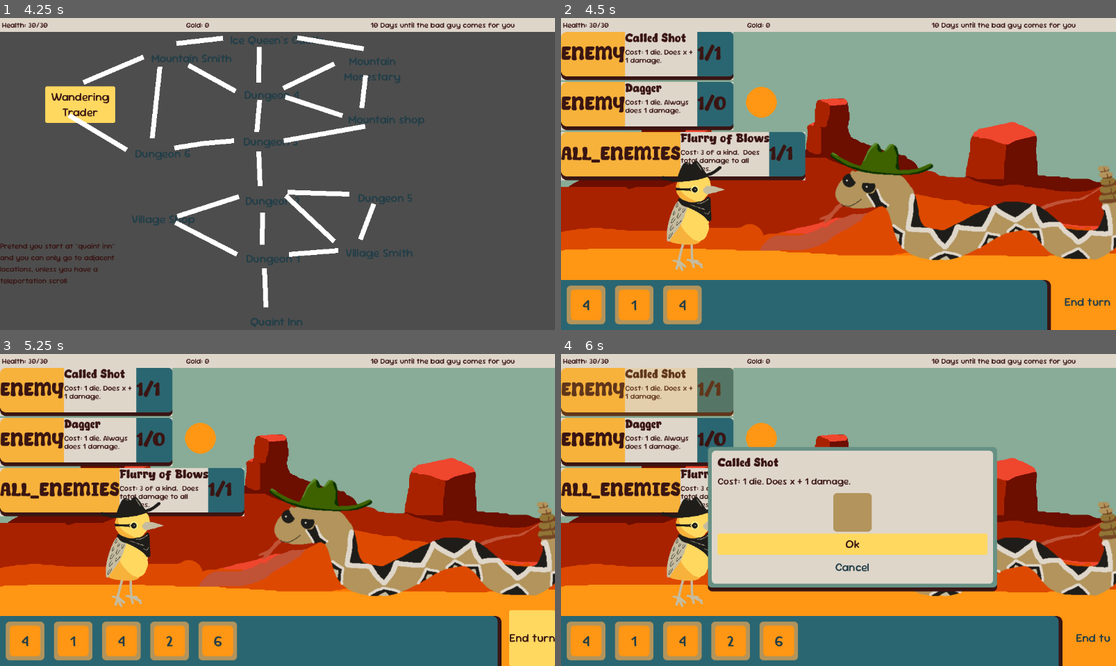
Above: before the commit, frames 1-4 (two rows, left to right).
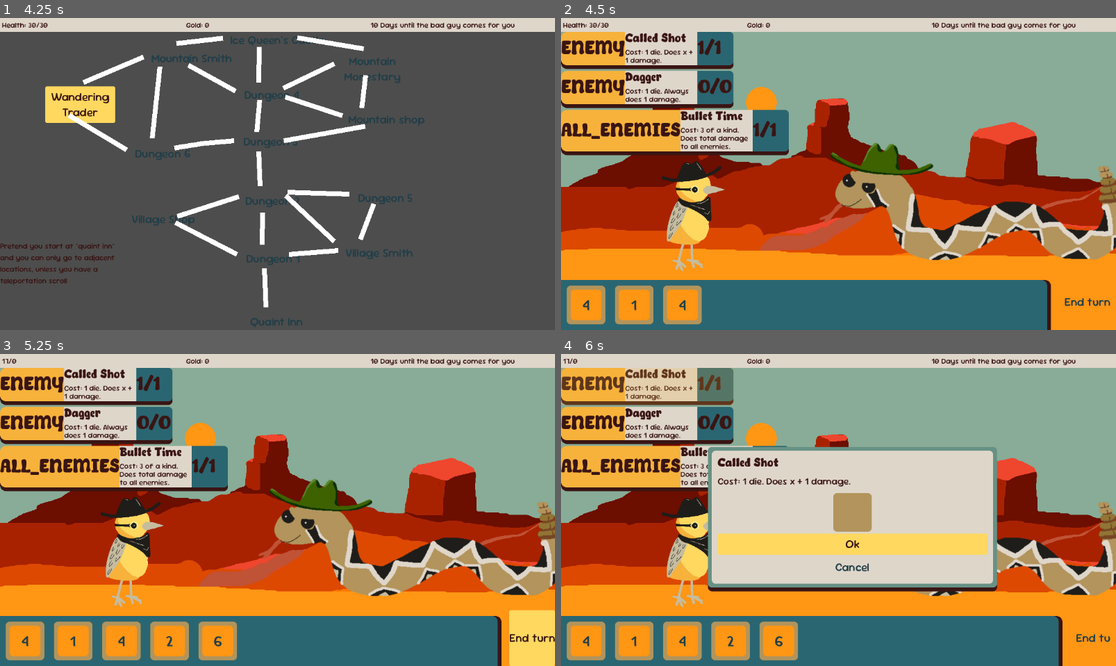
Above: after the commit, the same moments.

Repository: maryilewis/dice-game
Game: Godot game, scene res://main/main.tscn
Same seed, same stepped clock (60 frames per second), same inputs: the game is played once before the commit and once after it.
Inputs (mouse positions are in pixels of both pictures, inside the frame that each line leads up to):
- Up to frame 1 (4.25 s): click "Ice Queen's Castle" at 0.5 s; click "Mountain Monestary" at 1.25 s; click "Mountain shop" at 2 s; click "Mountain Smith" at 2.75 s; click "Wandering Trader" at 3.5 s
- Up to frame 2 (4.5 s): click "Dungeon 1" at 4.25 s
- Up to frame 3 (5.25 s): click "End turn" at 5 s
- Up to frame 4 (6 s): click (649, 391) at 5.77 s

Frame 1 is identical in both runs. In frame 2, 10% of the frame differs, in the area x 0-45%, y 4-53%; in frame 3, 11%, in the area x 0-45%, y 1-53%; in frame 4, 7.7%.

Commit message:
updating abilities

Diff:
--- /dev/null
+++ b/abilities/block_ability.gd
@@ -0,0 +1,24 @@
+class_name BlockAbility extends Ability
+
+var modifier: int = 1
+
+func _init():
+	display_name = "Take Cover"
+	description = "Cost: 1 die. Block x + " + str(modifier) + " damage next turn."
+	uses_per_turn = 1 # 0 for infinite
+	number_of_dice = 1 # if an ability has infinite uses, it cannot have 0 cost
+	target_type = TargetType.PLAYER
+
+
+func check_dice(dice_values: Array) -> bool:
+	if len(dice_values) == number_of_dice:
+		return true
+	return false
+
+
+func _execute_on_targets(_targets: Array, dice_values: Array):
+	var damage = 0
+	for die in dice_values:
+		damage += dice_values
+	for target in targets:
+		target.take_damage(damage + modifier)
--- a/abilities/flurry_of_blows_ability.gd
+++ b/abilities/match_damage_ability.gd
@@ -1,7 +1,7 @@
-class_name FlurryOfBlowsAbility extends Ability
+class_name MatchDamageAbility extends Ability
 
 func _init():
-	display_name = "Flurry of Blows"
+	display_name = "Bullet Time"
 	description = "Cost: 3 of a kind.  Does total damage to all enemies."
 	uses_per_turn = 1 # 0 for infinite
 	number_of_dice = 3 # if an ability has infinite uses, it cannot have 0 cost
--- a/characters/character.gd
+++ b/characters/character.gd
@@ -1,18 +1,31 @@
 class_name Character extends Node
+
+signal hp_changed(int)
+
 
 var hp: int = 20
 var hp_max: int = 20
 var armor: int = 0
-
+var block: int = 0
 
 func take_damage(amt: int, ignore_armor: bool = false):
 	if amt == 0:
 		return
-	if not ignore_armor:
+	if not ignore_armor and armor > 0:
 		amt -= armor
+		print("armor reduced damage by " + str(armor))
+	if block > 0:
+		var amt_before_block = amt
+		amt -= block
+		print("blocked " + str(block))
+		block -= amt_before_block
+		block = max(block, 0)
+	if amt <= 0:
+		return
 	hp -= amt
 	if hp <= 0:
 		print("u died bro")
+	hp_changed.emit(hp)
 
 
 # Generic change HP by this amount function
@@ -22,4 +35,12 @@
 		hp = hp_max
 	if hp <= 0:
 		print("u died bro")
-	# TODO tell status bar when hp changes
+	hp_changed.emit(hp)
+
+
+func gain_block(amt):
+	block += amt
+
+
+func turn_reset():
+	block = 0
--- a/characters/player/player.gd
+++ b/characters/player/player.gd
@@ -1,4 +1,7 @@
 class_name Player extends Character
+
+signal max_hp_changed(int)
+signal gold_changed(int)
 
 var display_name: String = "Demo"
 var abilities: Array[Ability] = []
@@ -16,26 +19,32 @@
 	if days == 0:
 		print("uh oh she's a-coming")
 
+
 func change_hp_max(amt):
 	hp_max += amt
 	hp += amt
-	# TODO tell status bar
+	max_hp_changed.emit(hp_max)
+
 
 # can I spend this much
 func check_gold(amt) -> bool:
 	return (gold - amt) >= 0
 
+
 # assumes you already checked affordability
 func change_gold(amt):
 	gold += amt
-	# TODO tell status bar
+	gold_changed.emit(gold)
+
 
 func add_ability(ability: Ability):
 	abilities.append(ability)
+
 
 func remove_ability(ability: Ability):
 	var idx = abilities.find(ability)
 	abilities.remove_at(idx)
 
+
 func set_location(_location: Location):
 	location = _location
--- a/locations/dungeon_visual.gd
+++ b/locations/dungeon_visual.gd
@@ -16,8 +16,8 @@
 
 
 func _list_abilities():
-	print(player.abilities)
 	for ability in player.abilities:
+		ability.turn_reset()
 		var ability_button = ABILITY_LIST_ITEM.instantiate()
 		ability_button.ability = ability
 		ability_button.pressed.connect(_select_ability.bind(ability))
@@ -46,6 +46,7 @@
 
 
 func _on_end_turn_button_pressed():
+	_close_ability_summary()
 	%EndTurnButton.disabled = true
 	for enemy in dungeon.enemies:
 		enemy.take_turn(dungeon.enemies, player)
--- a/main/main.gd
+++ b/main/main.gd
@@ -3,14 +3,15 @@
 const DUNGEON_VISUAL = preload("uid://cqelnplfpmwub")
 
 var player: Player
-
+@onready var status_bar: StatusBar = %StatusBar
 
 func _ready():
 	player = Player.new()
-	player.abilities = [BasicDamageAbility.new(), DaggerAbility.new(), FlurryOfBlowsAbility.new()]
-
-
-# TODO link player and status bar
+	player.abilities = [BasicDamageAbility.new(), DaggerAbility.new(), MatchDamageAbility.new()]
+	# link player and status bar
+	player.gold_changed.connect(status_bar.set_gold)
+	player.hp_changed.connect(status_bar.set_hp)
+	player.max_hp_changed.connect(status_bar.set_max_hp)
 
 
 func _on_instructions_modal_ok_pressed():
--- a/main/main.tscn
+++ b/main/main.tscn
@@ -26,7 +26,8 @@
 grow_vertical = 2
 theme_override_constants/separation = 0
 
-[node name="Status Bar" parent="VBoxContainer" instance=ExtResource("4_kfbq2")]
+[node name="StatusBar" parent="VBoxContainer" instance=ExtResource("4_kfbq2")]
+unique_name_in_owner = true
 layout_mode = 2
 
 [node name="Location" type="Control" parent="VBoxContainer"]
--- a/shared ui elements/ability list item/ability_list_item.gd
+++ b/shared ui elements/ability list item/ability_list_item.gd
@@ -17,12 +17,12 @@
 
 
 func _used_up():
-	print("this ability should be disabled now")
+	print("this ability should look disabled now")
+
 
 func _restored():
 	print("this ability is all better now")
 
 
-
 func _on_button_pressed():
 	pressed.emit()
--- a/shared ui elements/ability list item/ability_list_item.tscn
+++ b/shared ui elements/ability list item/ability_list_item.tscn
@@ -1,6 +1,8 @@
-[gd_scene load_steps=5 format=3 uid="uid://bv2jb61ljkhrv"]
+[gd_scene load_steps=6 format=3 uid="uid://bv2jb61ljkhrv"]
 
 [ext_resource type="Script" uid="uid://dr3bdbnfa0utr" path="res://shared ui elements/ability list item/ability_list_item.gd" id="1_ae7er"]
+
+[sub_resource type="StyleBoxEmpty" id="StyleBoxEmpty_ae7er"]
 
 [sub_resource type="StyleBoxFlat" id="StyleBoxFlat_ae7er"]
 bg_color = Color(0.96862745, 0.69803923, 0.23137255, 1)
@@ -22,7 +24,6 @@
 corner_radius_bottom_right = 8
 
 [node name="AbilityListItem" type="PanelContainer"]
-custom_minimum_size = Vector2(300, 100)
 anchors_preset = 4
 anchor_top = 0.5
 anchor_bottom = 0.5
@@ -32,15 +33,18 @@
 grow_vertical = 2
 size_flags_horizontal = 0
 size_flags_vertical = 4
+theme_override_styles/panel = SubResource("StyleBoxEmpty_ae7er")
 script = ExtResource("1_ae7er")
 
 [node name="HBoxContainer" type="HBoxContainer" parent="."]
 layout_mode = 2
+size_flags_horizontal = 0
+size_flags_vertical = 0
 mouse_filter = 2
 theme_override_constants/separation = 0
 
 [node name="PanelContainer" type="PanelContainer" parent="HBoxContainer"]
-custom_minimum_size = Vector2(75, 100)
+custom_minimum_size = Vector2(75, 75)
 layout_mode = 2
 theme_override_styles/panel = SubResource("StyleBoxFlat_ae7er")
 
@@ -52,6 +56,8 @@
 [node name="PanelContainer2" type="PanelContainer" parent="HBoxContainer"]
 custom_minimum_size = Vector2(150, 75)
 layout_mode = 2
+size_flags_horizontal = 4
+size_flags_vertical = 4
 theme_override_styles/panel = SubResource("StyleBoxFlat_hy4hf")
 
 [node name="VBoxContainer" type="VBoxContainer" parent="HBoxContainer/PanelContainer2"]
@@ -63,18 +69,22 @@
 unique_name_in_owner = true
 layout_mode = 2
 size_flags_horizontal = 0
+size_flags_vertical = 8
 theme_type_variation = &"HeaderMedium"
+theme_override_constants/line_spacing = -1
 
 [node name="DescriptionLabel" type="Label" parent="HBoxContainer/PanelContainer2/VBoxContainer"]
 unique_name_in_owner = true
-custom_minimum_size = Vector2(150, 60)
+custom_minimum_size = Vector2(150, 30)
 layout_mode = 2
+size_flags_vertical = 3
 theme_override_constants/line_spacing = -4
 autowrap_mode = 2
 
 [node name="PanelContainer3" type="PanelContainer" parent="HBoxContainer"]
 custom_minimum_size = Vector2(75, 75)
 layout_mode = 2
+size_flags_horizontal = 8
 theme_override_styles/panel = SubResource("StyleBoxFlat_p8k1q")
 
 [node name="UsesLabel" type="Label" parent="HBoxContainer/PanelContainer3"]
@@ -84,7 +94,6 @@
 
 [node name="Button" type="Button" parent="."]
 modulate = Color(1, 1, 1, 0.20784314)
-custom_minimum_size = Vector2(200, 80)
 layout_mode = 2
 
 [connection signal="pressed" from="Button" to="." method="_on_button_pressed"]
--- a/status bar/status_bar.gd
+++ b/status bar/status_bar.gd
@@ -1,4 +1,4 @@
-extends Control
+class_name StatusBar extends Control
 
 var hp: int
 var hp_max: int
@@ -10,7 +10,7 @@
 	hp = amt
 	%HP.text = str(hp) + "/" + str(hp_max)
 
-func set_hp_max(amt):
+func set_max_hp(amt):
 	hp_max += amt
 
 func set_gold(amt):
Not shown, added: abilities/block_ability.gd.uid
Renamed: abilities/flurry_of_blows_ability.gd.uid -> abilities/match_damage_ability.gd.uid
